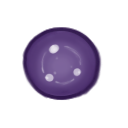
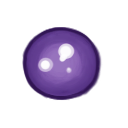
Revision of a layered 128 x 128 image; what changed, layer by layer:
removed layer "Layer 3" over [24, 29, 98, 97]
painted on "Layer 1" over [22, 27, 101, 100]
